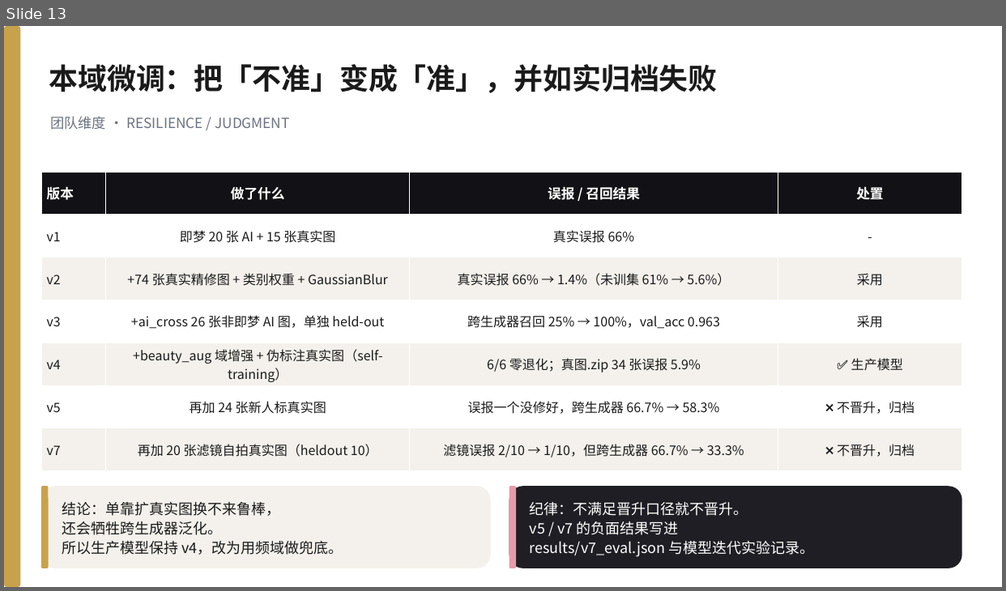
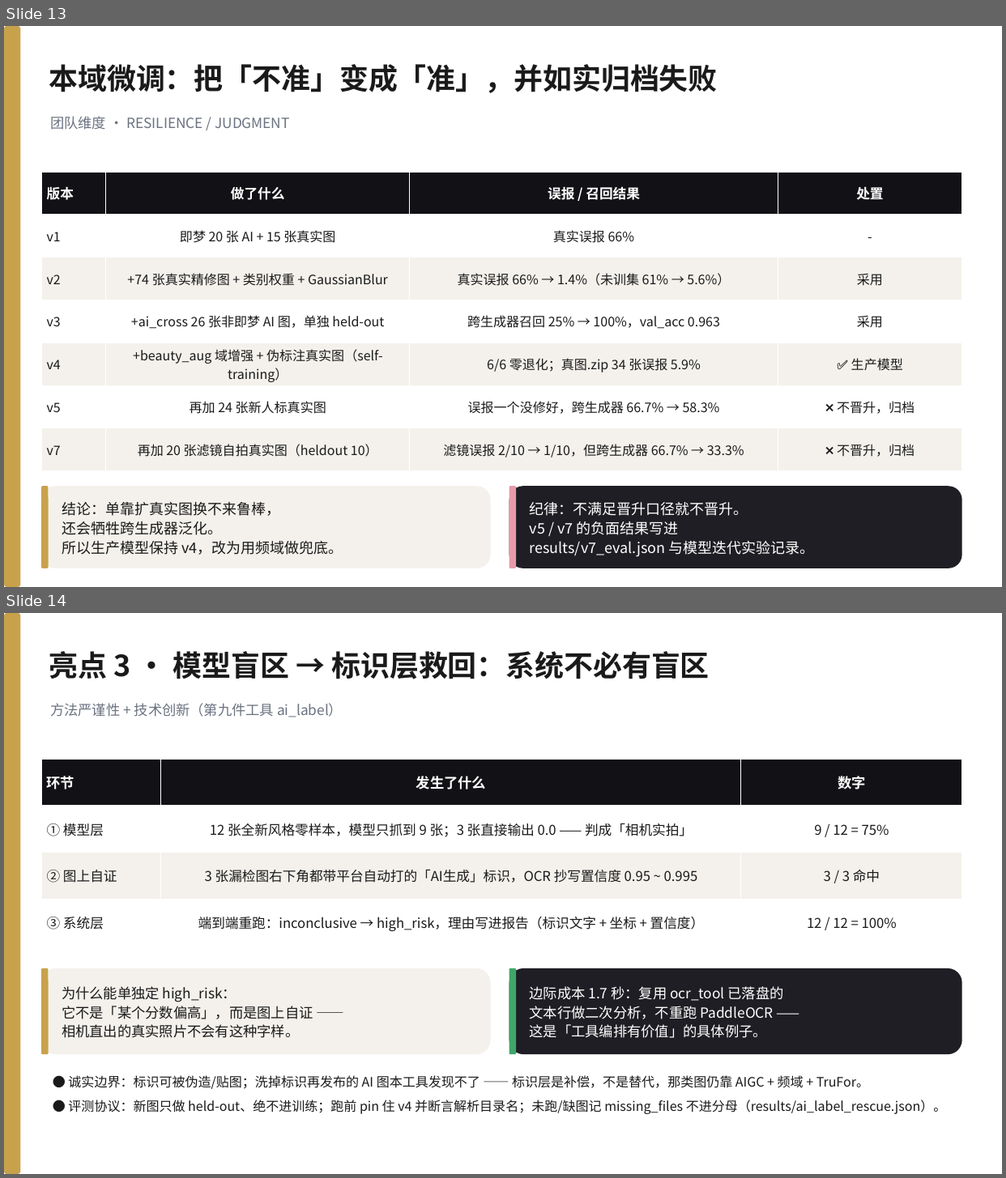
Before and after one commit to 566614/loreal-hackathon-beautyproof, a slide deck: docs/BeautyProof_答辩PPT.pptx. Shown one above the other, each under a label of ours: slide 13 before the commit, slides 13 and 14 after it. The pictures are 1006x591 and 1006x1178 pixels, drawn with LibreOffice and Linux fonts; fonts in the diff are those of the drawing. Boxes give left, top, right and bottom in pixels: in the first picture for what was removed or moved away, otherwise in the second. Text is boxed around its words. In the diff, an @@ line names an element or a change of style, - is before the commit and + after.

Commit message:
feat(ai_label): 第九件工具「可见AI标识」补模型盲区 + 12屏演示视频成片 + PPT 21页 + 跨风格零样本评测

```diff
--- a/docs/BeautyProof_答辩PPT.pptx
+++ b/docs/BeautyProof_答辩PPT.pptx
@@ slide 14 added at (4, 613, 1002, 1174), background #FFFFFF @@
@@ rounded rectangle added at (4, 613, 20, 1174), fill #C8A24B @@
@@ text added at (49, 651, 710, 679), 28 pt, text #1A1A1A, bold @@
+亮点 3 · 模型盲区 → 标识层救回：系统不必有盲区
@@ text added at (50, 703, 343, 717), 13.5 pt, text #6B7280 @@
+方法严谨性 + 技术创新（第九件工具 ai_label）
@@ table added at (41, 759, 962, 946), 4 rows, 3 columns @@
+环节 | 发生了什么 | 数字
+① 模型层 | 12 张全新风格零样本，模型只抓到 9 张；3 张直接输出 0.0 —— 判成「相机实拍」 | 9 / 12 = 75%
+② 图上自证 | 3 张漏检图右下角都带平台自动打的「AI生成」标识，OCR 抄写置信度 0.95 ~ 0.995 | 3 / 3 命中
+③ 系统层 | 端到端重跑：inconclusive → high_risk，理由写进报告（标识文字 + 坐标 + 置信度） | 12 / 12 = 100%
@@ rounded rectangle added at (41, 969, 491, 1054), fill #F4F1EC @@
@@ rounded rectangle added at (41, 969, 49, 1054), fill #C8A24B @@
@@ rounded rectangle added at (509, 969, 962, 1054), fill #1E1E24 @@
@@ rounded rectangle added at (509, 969, 516, 1054), fill #3FA56B @@
@@ text added at (62, 986, 313, 1038), 13.5 pt, text #1A1A1A @@
+为什么能单独定 high_risk：
+它不是「某个分数偏高」，而是图上自证 ——
+相机直出的真实照片不会有这种字样。
@@ text added at (530, 986, 784, 1038), 13.5 pt, text #FFFFFF @@
+边际成本 1.7 秒：复用 ocr_tool 已落盘的
+文本行做二次分析，不重跑 PaddleOCR ——
+这是「工具编排有价值」的具体例子。
@@ text added at (68, 1076, 947, 1114), 12.5 pt, text #1A1A1A @@
+● 诚实边界：标识可被伪造/贴图；洗掉标识再发布的 AI 图本工具发现不了 —— 标识层是补偿，不是替代，那类图仍靠 AIGC + 频域 + TruFor。
+● 评测协议：新图只做 held-out、绝不进训练；跑前 pin 住 v4 并断言解析目录名；未跑/缺图记 missing_files 不进分母（results/ai_label_rescue.json）。
```
Also in this commit, not shown: 10 slides changed, 17 other files.
